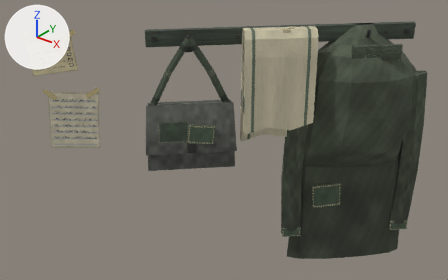
The Blender file ArtSource/UnifiedClinicClutter/UnifiedClinicClutter.blend, before and after one commit.
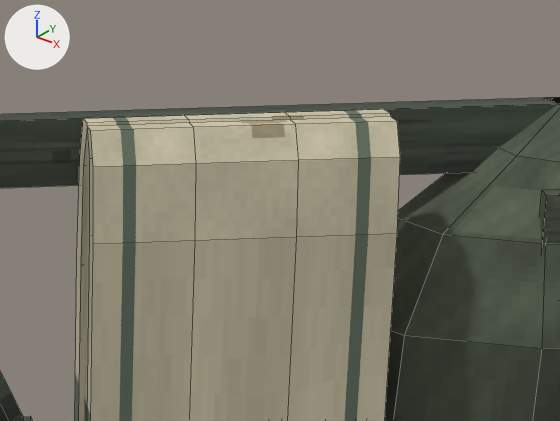
The first picture shows the older version from a camera (50 mm lens) standing at (-0.888, 1.027, 2.641) and looking at (-2.166, 2.624, 1.651). The close-ups show the older and then the newer version on the part from 50% to 80% of the width and 0% to 36% of the height of that picture. Only the edits that show in the close-ups are written down. Every picture has the same lights, and +X, +Y and +Z are marked at upper left. The close-ups show mesh edges as thin lines.

Before the edit, the objects in view are built like this:
```python
me_ucc_se_fabric = bpy.data.meshes.new('UCC_SE_Fabric')
me_ucc_se_fabric.from_pydata(...)  # 292 vertices, 244 faces; spans x -0.37..0.37, y -0.385..0.385, z 0.0..0.964
me_ucc_se_fabric.materials.append(mat_m_ucc_fabric)  # picture img_t_ucc_softatlas
me_ucc_se_metal = bpy.data.meshes.new('UCC_SE_Metal')
me_ucc_se_metal.from_pydata(...)  # 116 vertices, 93 faces; spans x -0.332..0.332, y -0.332..0.332, z 0.0..0.42
me_ucc_se_metal.materials.append(mat_m_ucc_paintedmetal)  # picture img_t_ucc_paintatlas
ob_ucc_se_fabric = bpy.data.objects.new('UCC_SE_Fabric', me_ucc_se_fabric)
ob_ucc_se_fabric.parent = ob_unifiedclinicclutter
ob_ucc_se_fabric.location = (-1.984, 2.743, 1.12)
ob_ucc_se_metal = bpy.data.objects.new('UCC_SE_Metal', me_ucc_se_metal)
ob_ucc_se_metal.parent = ob_unifiedclinicclutter
ob_ucc_se_metal.location = (-2.012, 2.747, 1.655)
```
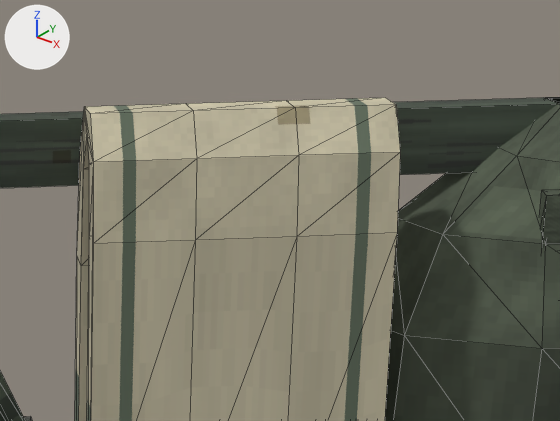
What differs and where, as boxes [x1, y1, x2, y2] in the close-ups (560 x 421 px; the box of a moved part takes in the faces that stretch with it):
part 1 of me_ucc_se_fabric, moved or reshaped
    before: [75, 109, 400, 421]
    after: [75, 97, 400, 421]

The edits, one by one:
me_ucc_se_fabric is used by ob_ucc_se_fabric; parent ob_unifiedclinicclutter; location (-1.984, 2.743, 1.12).
me_ucc_se_fabric had 292 vertices, 244 faces and spanned x -0.37..0.37, y -0.385..0.385, z 0.0..0.964.
me_ucc_se_fabric now has 292 vertices, 532 faces and spans x -0.37..0.37, y -0.385..0.385, z 0.0..0.976.
me_ucc_se_fabric part 1: 31 vertices moved from x -0.116..0.108, y -0.16..0.05, z 0.88..0.964 to x -0.116..0.107, y -0.165..0.048, z 0.879..0.976; 12 vertices removed from x -0.121..0.112, y -0.165..0.063, z 0.84..0.964; 12 vertices added at x -0.121..0.112, y -0.16..0.063, z 0.839..0.976.
